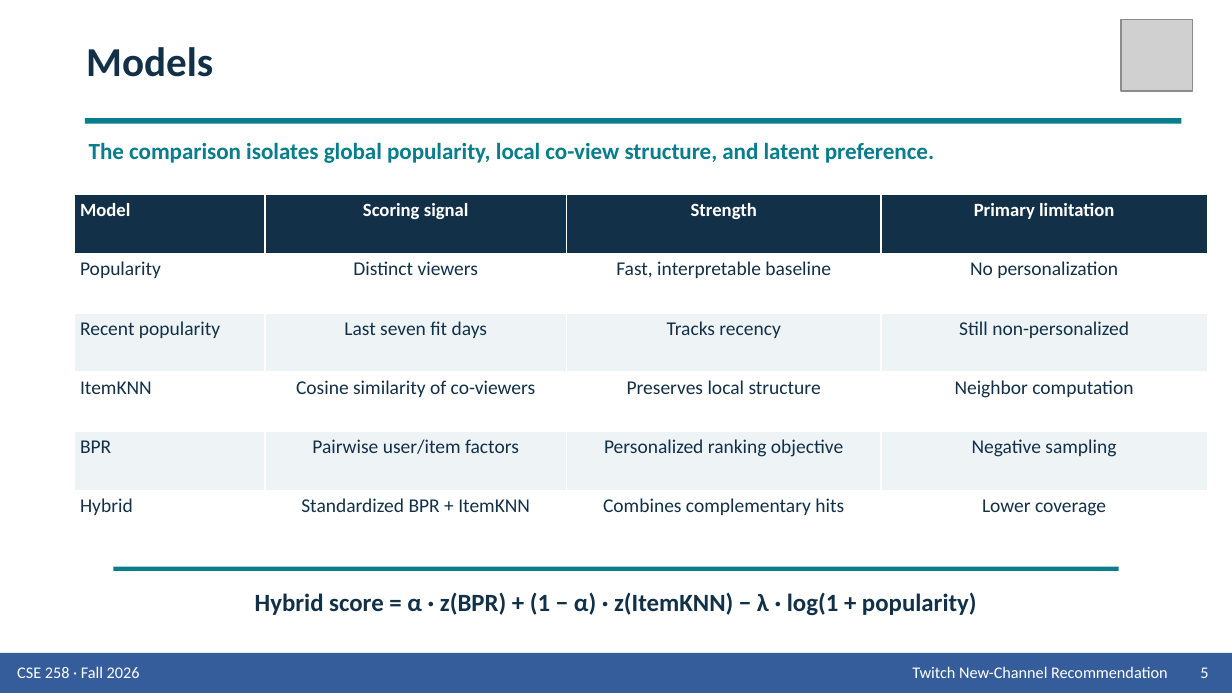
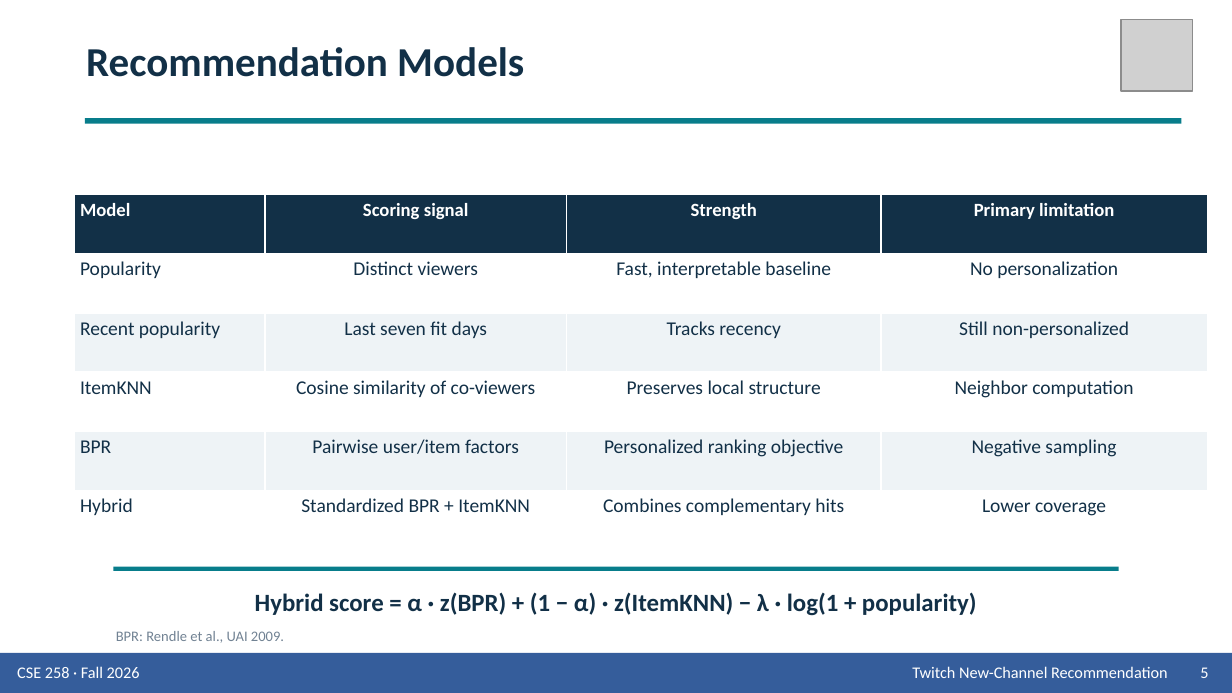
Before and after one commit to Wen-Chieh-Lo/You-know-who-did-God-did-, a slide deck: slide 5 of presentation/Group_9_Presentation_Twitch.pptx. Drawn at 1232x693 pixels with LibreOffice and Linux fonts; fonts in the diff are those of the drawing; grey boxes stand for pictures. Boxes give left, top, right and bottom in pixels: in the first picture for what was removed or moved away, otherwise in the second. Text is boxed around its words. In the diff, an @@ line names an element or a change of style, - is before the commit and + after.

```diff
--- a/presentation/Group_9_Presentation_Twitch.pptx
+++ b/presentation/Group_9_Presentation_Twitch.pptx
@@ text at (86,47,524,77): text changed @@
-Models
+Recommendation Models
@@ text removed at (89,142,934,163) @@
-The comparison isolates global popularity, local co-view structure, and latent preference.
@@ text added at (116,631,284,642), 8.5 pt, text #718293 @@
+BPR: Rendle et al., UAI 2009.
```
Also in this commit, not shown: 11 other slides changed, 2 slides added, 1 slide removed, 2 other files.
